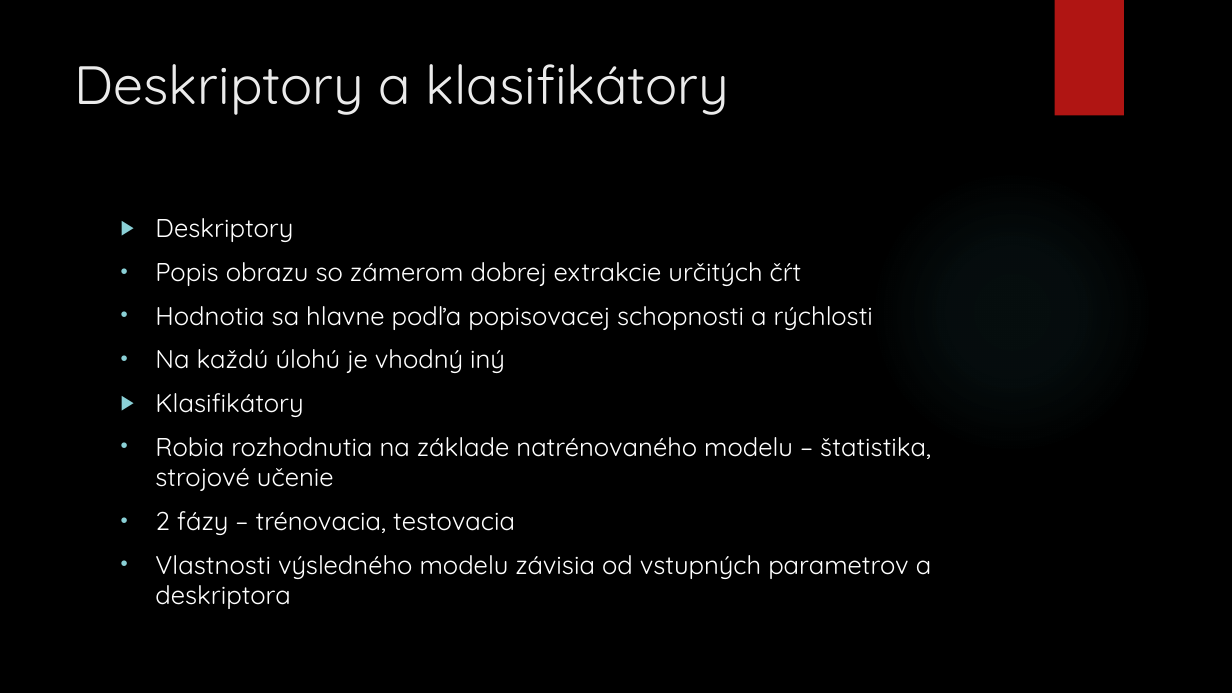
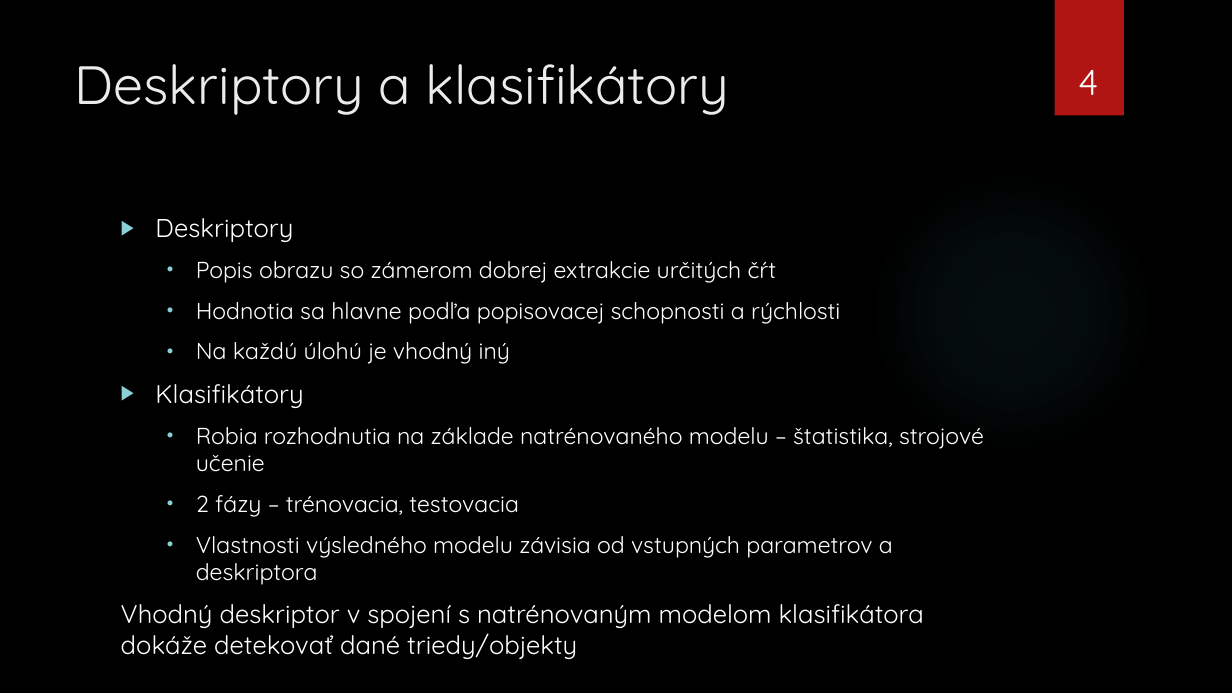
Before and after one commit to killerwife/IngProjekt, a slide deck: slide 4 of Diplomova Praca/PrezentaciaStatnice.pptx (slide 3 before the commit). Drawn at 1232x693 pixels with LibreOffice and Linux fonts; fonts in the diff are those of the drawing; background and template pictures are left out. Boxes give left, top, right and bottom in pixels: in the first picture for what was removed or moved away, otherwise in the second. Text is boxed around its words. In the diff, an @@ line names an element or a change of style, - is before the commit and + after.

```diff
--- a/Diplomova Praca/PrezentaciaStatnice.pptx
+++ b/Diplomova Praca/PrezentaciaStatnice.pptx
@@ page number added at <box>1078,70,1098,95</box>, 28 pt, text #FFFFFF @@
+4
@@ text at <box>196,261,984,585</box>: size 20 to 18 pt in "Popis obrazu so zámerom dobrej extrakcie určitých ...", "Hodnotia sa hlavne podľa popisovacej schopnosti a ...", "Na každú úlohú je vhodný iný", "Robia rozhodnutia na základe natrénovaného modelu – ..." and 2 more places; list level 1 to 2 in "Popis obrazu so zámerom dobrej ..."; list level 1 to 2 in "Hodnotia sa hlavne podľa popisovacej ..."; list level 1 to 2 in "Na každú úlohú je vhodný ..."; list level 1 to 2 in "Robia rozhodnutia na základe natrénovaného ..."; list level 1 to 2 in "2 fázy – trénovacia, testovacia"; list level 1 to 2 in "Vlastnosti výsledného modelu závisia od ..." @@
@@ text at <box>121,604,924,628</box>: paragraph added @@
+Vhodný deskriptor v spojení s natrénovaným modelom klasifikátora dokáže detekovať dané triedy/objekty
```
Also in this commit, not shown: 9 other slides changed, 6 slides added, 2 slides removed, 5 other files.
